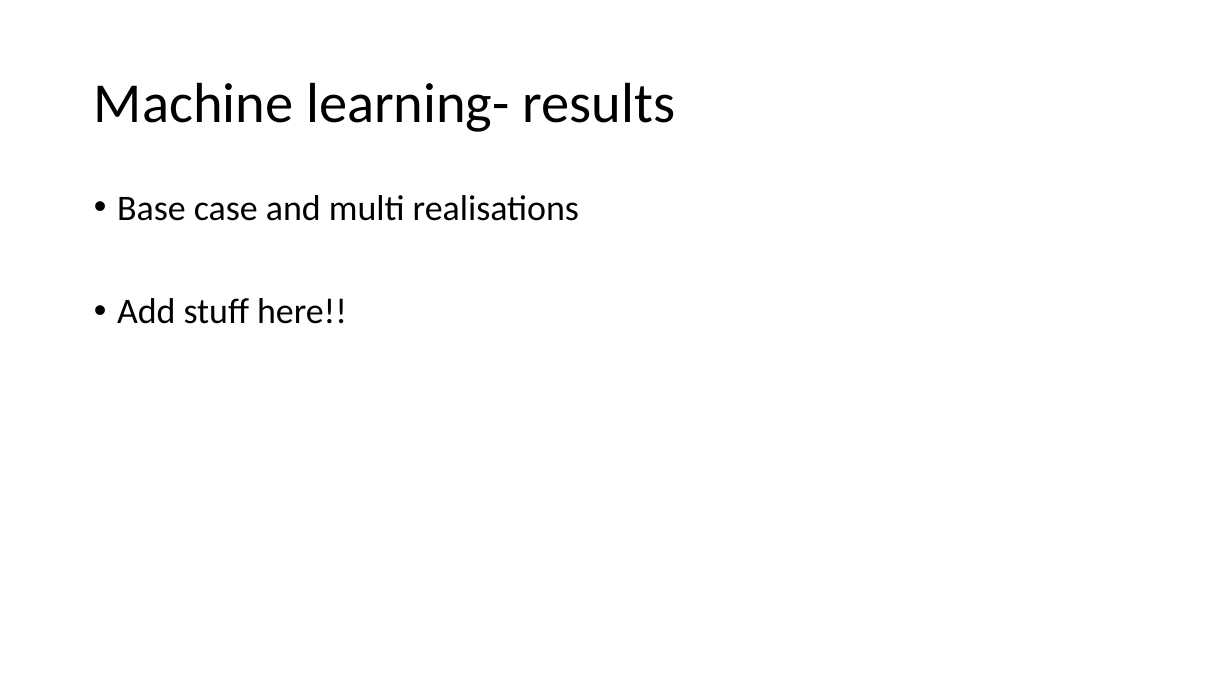
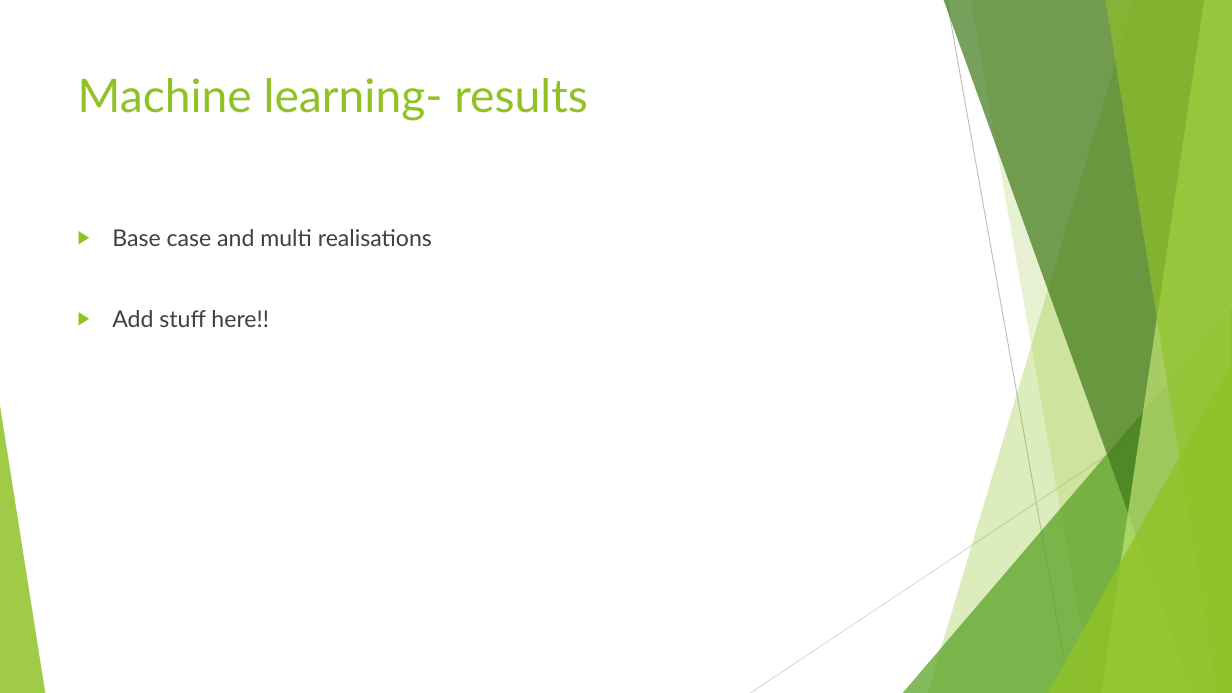
Before and after one commit to Nozziel/OGA2018_SweetSpotPrediction, a slide deck: slide 4 of Presentation1.pptx. Drawn at 1232x693 pixels with LibreOffice and Linux fonts; fonts in the diff are those of the drawing. Boxes give left, top, right and bottom in pixels: in the first picture for what was removed or moved away, otherwise in the second. Text is boxed around its words. In the diff, an @@ line names an element or a change of style, - is before the commit and + after.

Commit message:
theme

```diff
--- a/Presentation1.pptx
+++ b/Presentation1.pptx
@@ title "Machine learning- results": place and size @@
-title "Machine learning- results" at [94,82,676,132]
+title "Machine learning- results" at [78,78,587,121]
@@ title "Machine learning- results" at [78,78,587,121]: size 44 to 36 pt, font Calibri to Lato, text colour #000000 to #90C226; line spacing 0.9 to 1; vertical alignment middle to top @@
@@ text "Base case and multi realisations": place and size @@
-text "Base case and multi realisations" at [117,195,579,324]
+text "Base case and multi realisations" at [112,229,432,327]
@@ text "Base case and multi realisations" at [112,229,432,327]: size 28 to 18 pt, font Calibri to Lato, text colour #000000 to #404040; bullet • to ▶; line spacing 0.9 to 1 @@
@@ group added at [0,0,1232,693]: 5 freeform shapes, 3 triangles, 2 lines @@
```
Also in this commit, not shown: 3 other slides changed.
